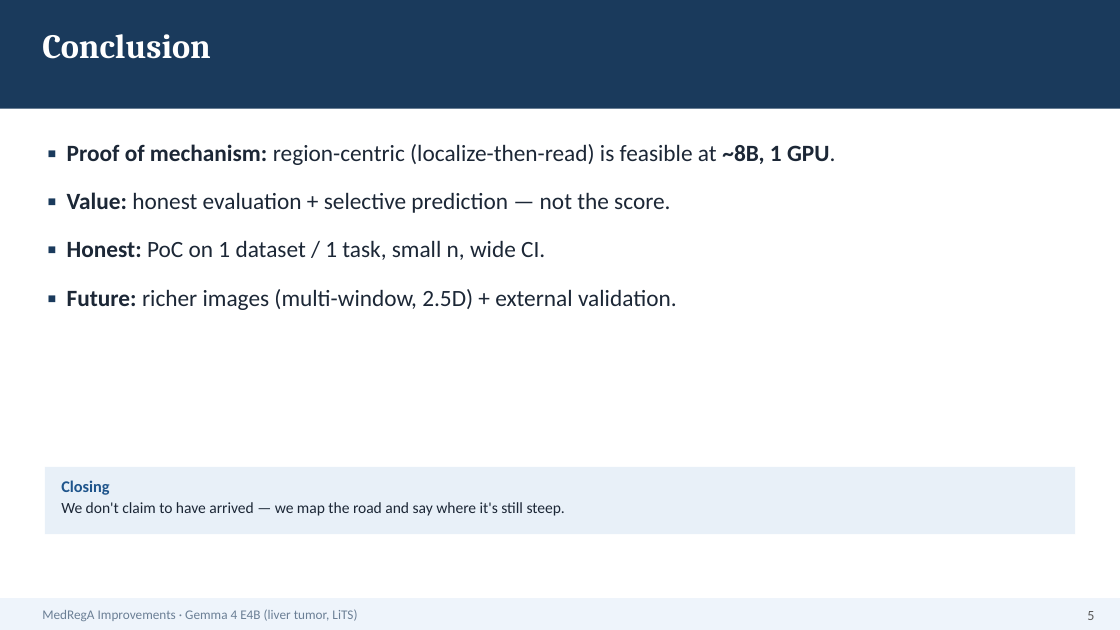
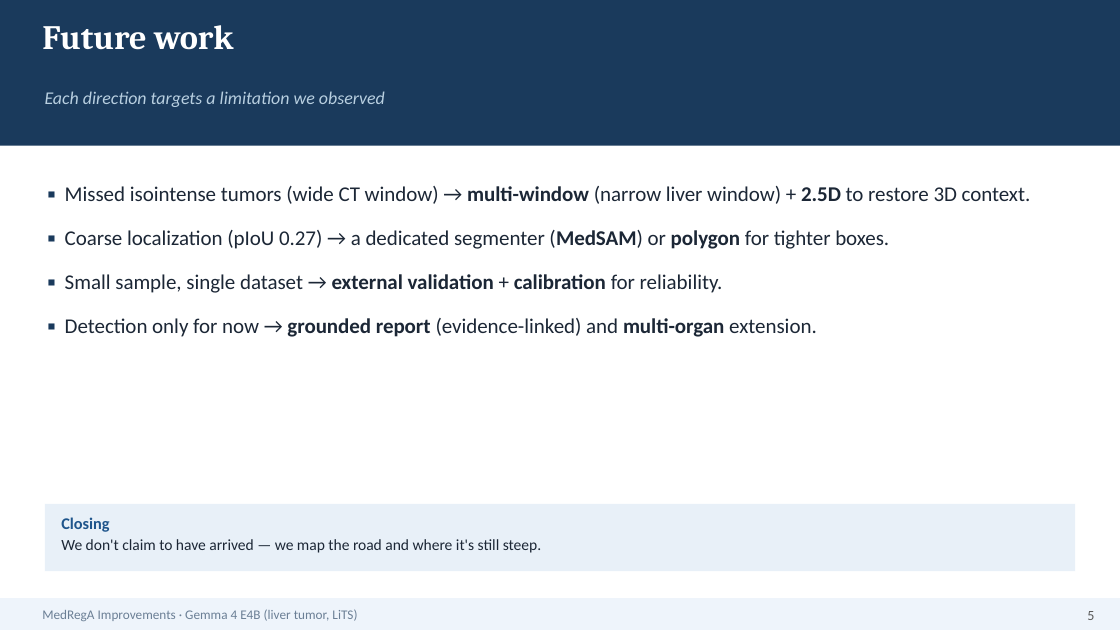
Before and after one commit to HatDuaa/medrega-liver-seminar, a slide deck: slide 5 of seminar/cai_tien/slides_5min_EN.pptx. Drawn at 1120x630 pixels with LibreOffice and Linux fonts; fonts in the diff are those of the drawing. Boxes give left, top, right and bottom in pixels: in the first picture for what was removed or moved away, otherwise in the second. Text is boxed around its words. In the diff, an @@ line names an element or a change of style, - is before the commit and + after.

```diff
--- a/seminar/cai_tien/slides_5min_EN.pptx
+++ b/seminar/cai_tien/slides_5min_EN.pptx
@@ rectangle: place and size @@
-rectangle at [0, 0, 1120, 109]
+rectangle at [0, 0, 1120, 146]
@@ text added at [42, 25, 233, 50], 22 pt, text #FFFFFF, bold @@
+Future work
@@ text removed at [42, 34, 211, 59] @@
-Conclusion
@@ text added at [45, 91, 385, 107], 11.5 pt, text #B8CFE0, italic @@
+Each direction targets a limitation we observed
@@ text removed at [67, 144, 836, 310] @@
-▪ Proof of mechanism: region-centric (localize-then-read) is feasible at ~8B, 1 GPU.
-▪ Value: honest evaluation + selective prediction — not the score.
-▪ Honest: PoC on 1 dataset / 1 task, small n, wide CI.
-▪ Future: richer images (multi-window, 2.5D) + external validation.
@@ text added at [65, 186, 1031, 337], 13.5 pt, text #1C2736 @@
+▪ Missed isointense tumors (wide CT window) → multi-window (narrow liver window) + 2.5D to restore 3D context.
+▪ Coarse localization (pIoU 0.27) → a dedicated segmenter (MedSAM) or polygon for tighter boxes.
+▪ Small sample, single dataset → external validation + calibration for reliability.
+▪ Detection only for now → grounded report (evidence-linked) and multi-organ extension.
@@ rectangle: place and size @@
-rectangle at [45, 467, 1075, 534]
+rectangle at [45, 504, 1075, 571]
@@ text "Closing": place and size @@
-text "Closing" at [61, 480, 565, 516]
+text "Closing" at [61, 517, 541, 553]
@@ text at [61, 539, 541, 553]: text changed @@
-We don't claim to have arrived — we map the road and say where it's still steep.
+We don't claim to have arrived — we map the road and where it's still steep.
```
Also in this commit, not shown: 1 other slide changed, 5 other files.
